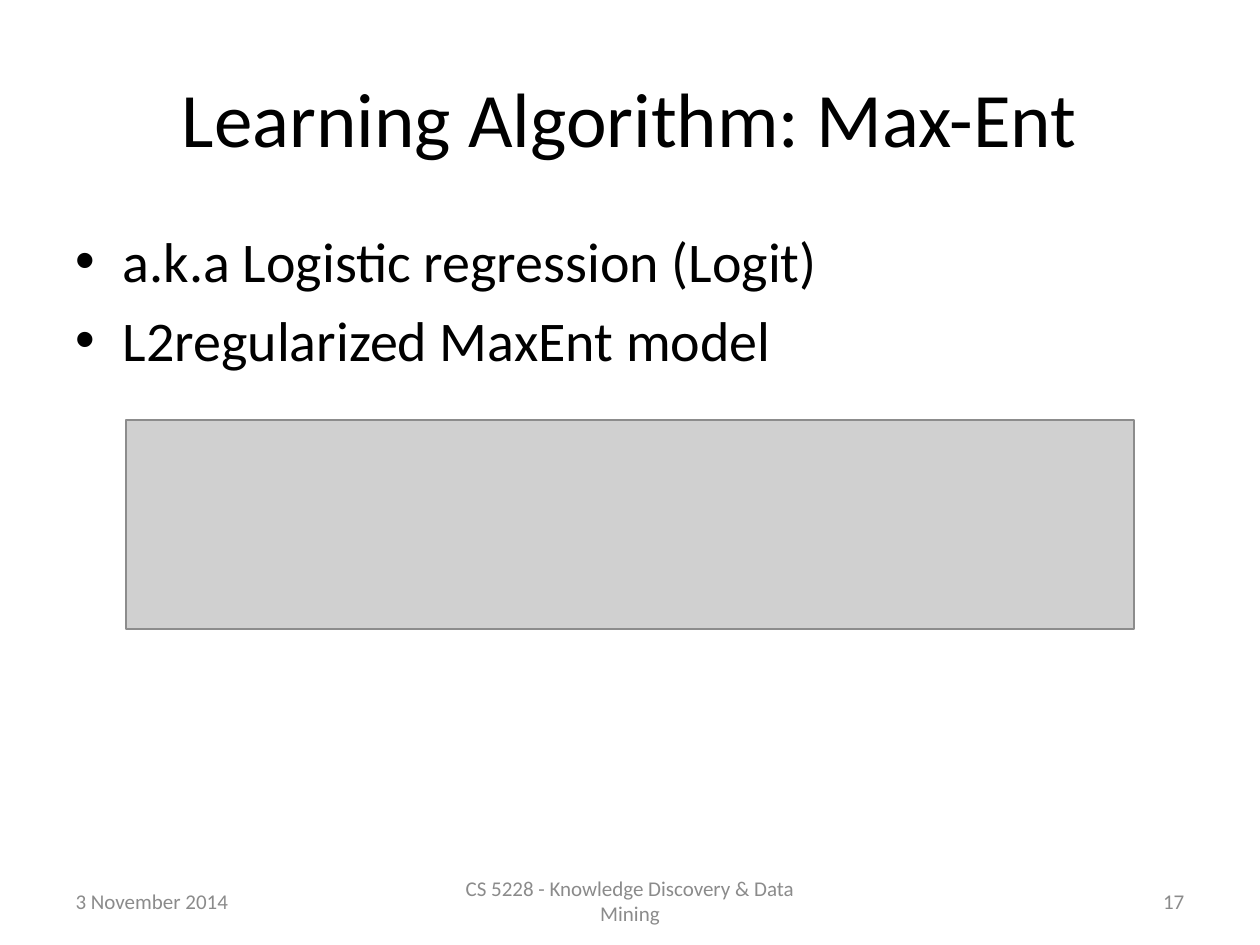
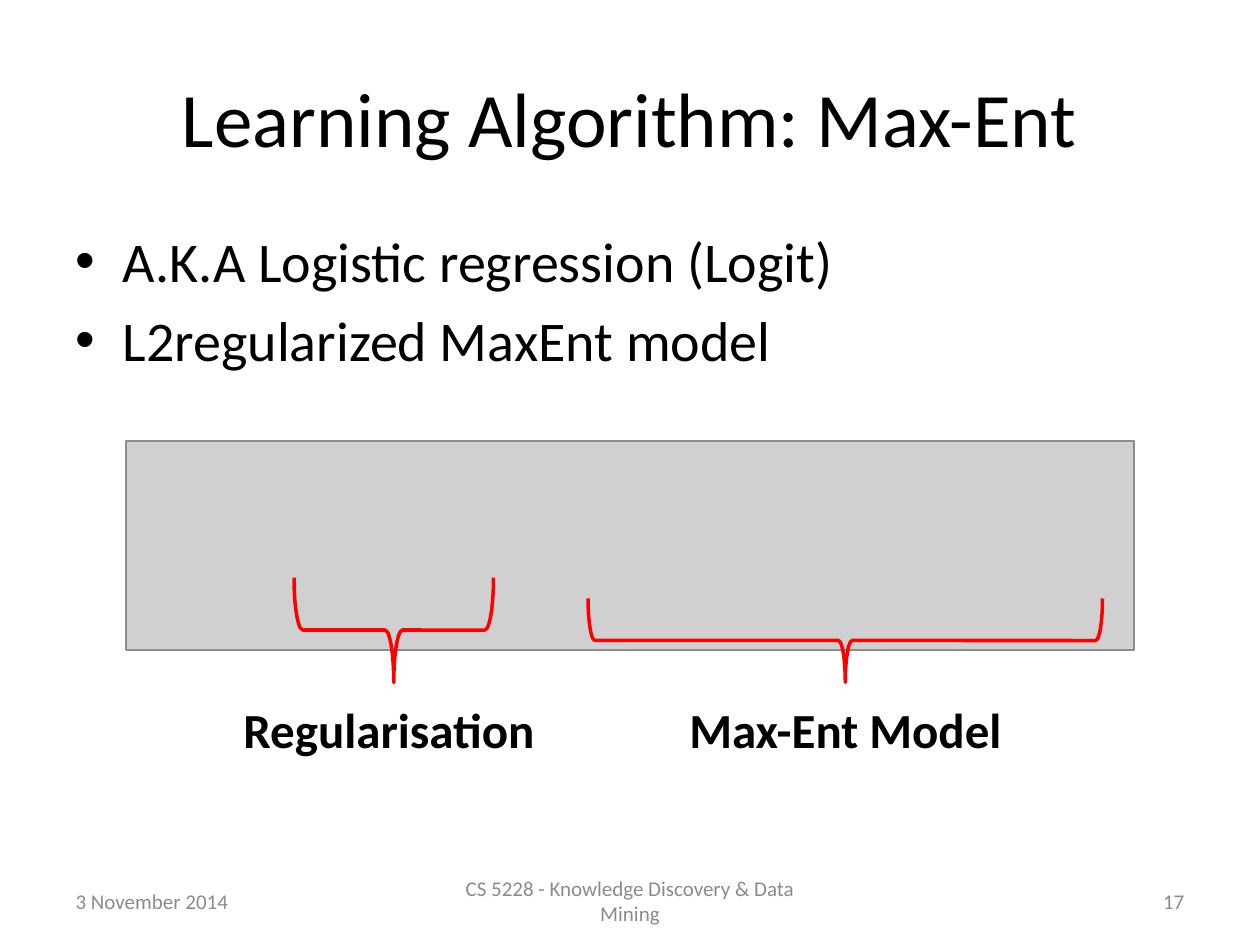
Before and after one commit to raymondhs/Panda-Delights, a slide deck: slide 17 of doc/2014_Nov_04.pptx. Drawn at 1260x945 pixels with LibreOffice and Linux fonts; fonts in the diff are those of the drawing; grey boxes stand for pictures. Boxes give left, top, right and bottom in pixels: in the first picture for what was removed or moved away, otherwise in the second. Text is boxed around its words. In the diff, an @@ line names an element or a change of style, - is before the commit and + after.

```diff
--- a/doc/2014_Nov_04.pptx
+++ b/doc/2014_Nov_04.pptx
@@ text at [123,241,832,292]: text changed @@
-• a.k.a Logistic regression (Logit)
+• A.K.A Logistic regression (Logit)
@@ picture: place and size @@
-picture at [126,420,1134,629]
+picture at [126,441,1134,650]
@@ right brace added at [294,578,493,682], outline #FF0000 2 pt @@
@@ right brace added at [589,598,1103,682], outline #FF0000 2 pt @@
@@ text added at [243,713,534,757], 28 pt, text #000000, bold @@
+Regularisation
@@ text added at [689,713,1001,749], 28 pt, text #000000, bold @@
+Max-Ent Model
```
Also in this commit, not shown: 14 other slides changed, 3 slides added, 1 other file.
